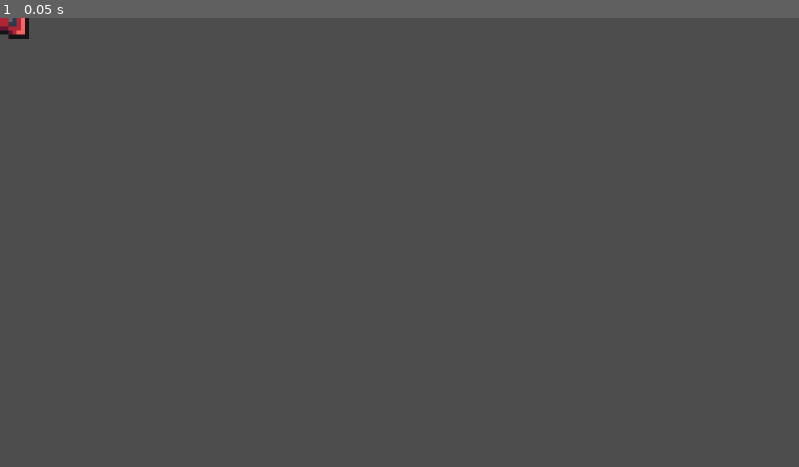
Above: before the commit, frame 1.
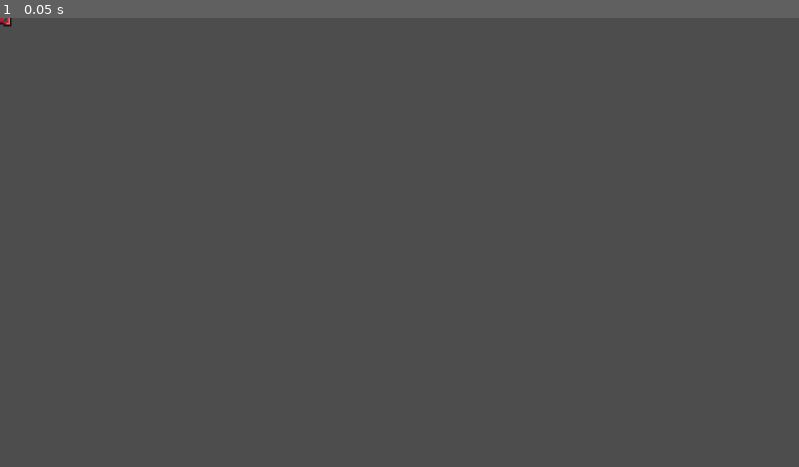
Above: after the commit, the same moment.

Repository: acerbjorn/vector-rally
Game: Godot game, scene res://car.tscn
The game is run twice, just before and just after one commit, with the same random seed, the same clock (stepped at 60 frames per second) and the same inputs.
Inputs:
- Up to frame 1 (0.05 s): no input

The runs differ from the first frame. In frame 1, 0.2% of the frame differs, in the area x 0-4%, y 0-5%.

Commit message:
Added interpolation to the car movement and the scaffolding for and explosion later.

Diff:
--- a/Car.gd
+++ b/Car.gd
@@ -19,7 +19,11 @@
 ]
 var velocity_vector: Vector2 = Vector2(0,0)
 var acceleration_vector: Vector2
+var start_position: Vector2 = Vector2(0,0)
+var target_position: Vector2 = Vector2(0,0)
 var is_active_car: bool = true
+var should_move: bool = false
+var interpolation_time: float = 0.0
 
  # These are used to set car facing
 var modified_angle
@@ -33,16 +37,22 @@
 	randomize_car_type()
 
 # Called every frame. 'delta' is the elapsed time since the previous frame.
-func _process(_delta):
+func _process(delta):
 	if is_active_car:
 		acceleration_vector = 5*Input.get_vector("move_left","move_right", "move_up","move_down")
 		vector_drawing.set_point_position(1, 4*acceleration_vector)
 		# set_car_facing(acceleration_vector.angle()+PI)
-
+	if should_move:
+		interpolation_time += 3 * delta
+		car.position = start_position.lerp(target_position, interpolation_time)
+		if interpolation_time >= 1.0:
+			interpolation_time = 0
+			should_move = false
 
 func _input(event):
-	if event.is_action_pressed('accept'):
-		add_acceleration_and_move_car()
+	if is_active_car:
+		if event.is_action_pressed('accept'):
+			add_acceleration_and_move_car()
 
 
 func set_car_facing(angle):
@@ -62,5 +72,11 @@
 
 func add_acceleration_and_move_car():
 	velocity_vector += acceleration_vector
-	car.position += velocity_vector
+	start_position = car.position
+	target_position = start_position + velocity_vector
+	should_move = true
 	set_car_facing(velocity_vector.angle()+PI)
+
+func blow_up_car():
+	# Show an explosion sprite and remove the car.
+	pass
--- a/car.tscn
+++ b/car.tscn
@@ -7,6 +7,7 @@
 [ext_resource type="Texture2D" uid="uid://807mcpm4dpg7" path="res://Graphics/Cars/Police (16 x 16).png" id="5_mgx1g"]
 [ext_resource type="Texture2D" uid="uid://b5vpo3h0lpflw" path="res://Graphics/Cars/Player_red (16 x 16).png" id="6_cwkxt"]
 [ext_resource type="Texture2D" uid="uid://d4f5r1hac0t5a" path="res://Graphics/Cars/Player_yellow (16 x 16).png" id="7_ws0na"]
+[ext_resource type="Texture2D" uid="uid://c055rxvotfcfk" path="res://Graphics/Effects/explosion-6.png" id="8_cdnvj"]
 
 [sub_resource type="AtlasTexture" id="AtlasTexture_wc2bt"]
 atlas = ExtResource("2_y3kke")
@@ -309,7 +310,76 @@
 }]
 
 [sub_resource type="RectangleShape2D" id="RectangleShape2D_dglo0"]
-size = Vector2(120, 80)
+size = Vector2(48, 32)
+
+[sub_resource type="AtlasTexture" id="AtlasTexture_l1kmi"]
+atlas = ExtResource("8_cdnvj")
+region = Rect2(0, 0, 48, 48)
+
+[sub_resource type="AtlasTexture" id="AtlasTexture_p6wur"]
+atlas = ExtResource("8_cdnvj")
+region = Rect2(48, 0, 48, 48)
+
+[sub_resource type="AtlasTexture" id="AtlasTexture_yb0r2"]
+atlas = ExtResource("8_cdnvj")
+region = Rect2(96, 0, 48, 48)
+
+[sub_resource type="AtlasTexture" id="AtlasTexture_vwe82"]
+atlas = ExtResource("8_cdnvj")
+region = Rect2(144, 0, 48, 48)
+
+[sub_resource type="AtlasTexture" id="AtlasTexture_8kfs4"]
+atlas = ExtResource("8_cdnvj")
+region = Rect2(192, 0, 48, 48)
+
+[sub_resource type="AtlasTexture" id="AtlasTexture_0kh3p"]
+atlas = ExtResource("8_cdnvj")
+region = Rect2(240, 0, 48, 48)
+
+[sub_resource type="AtlasTexture" id="AtlasTexture_y283m"]
+atlas = ExtResource("8_cdnvj")
+region = Rect2(288, 0, 48, 48)
+
+[sub_resource type="AtlasTexture" id="AtlasTexture_0ejme"]
+atlas = ExtResource("8_cdnvj")
+region = Rect2(336, 0, 48, 48)
+
+[sub_resource type="SpriteFrames" id="SpriteFrames_qcxs5"]
+animations = [{
+"frames": [],
+"loop": true,
+"name": &"default",
+"speed": 5.0
+}, {
+"frames": [{
+"duration": 1.0,
+"texture": SubResource("AtlasTexture_l1kmi")
+}, {
+"duration": 1.0,
+"texture": SubResource("AtlasTexture_p6wur")
+}, {
+"duration": 1.0,
+"texture": SubResource("AtlasTexture_yb0r2")
+}, {
+"duration": 1.0,
+"texture": SubResource("AtlasTexture_vwe82")
+}, {
+"duration": 1.0,
+"texture": SubResource("AtlasTexture_8kfs4")
+}, {
+"duration": 1.0,
+"texture": SubResource("AtlasTexture_0kh3p")
+}, {
+"duration": 1.0,
+"texture": SubResource("AtlasTexture_y283m")
+}, {
+"duration": 1.0,
+"texture": SubResource("AtlasTexture_0ejme")
+}],
+"loop": false,
+"name": &"explosion",
+"speed": 5.0
+}]
 
 [node name="Car" type="CharacterBody2D"]
 script = ExtResource("1_rblv3")
@@ -321,9 +391,13 @@
 width = 1.0
 
 [node name="CarSprite" type="AnimatedSprite2D" parent="."]
-scale = Vector2(10, 10)
+scale = Vector2(4, 4)
 sprite_frames = SubResource("SpriteFrames_qxbks")
 animation = &"green_car"
 
 [node name="CollisionShape2D" type="CollisionShape2D" parent="."]
 shape = SubResource("RectangleShape2D_dglo0")
+
+[node name="AnimatedSprite2D" type="AnimatedSprite2D" parent="."]
+scale = Vector2(2, 2)
+sprite_frames = SubResource("SpriteFrames_qcxs5")
Binary file added: Graphics/Effects/explosion-1.png
Not shown, added: Graphics/Effects/explosion-1.png.import
Binary file added: Graphics/Effects/explosion-2.png
Not shown, added: Graphics/Effects/explosion-2.png.import
Binary file added: Graphics/Effects/explosion-3.png
Not shown, added: Graphics/Effects/explosion-3.png.import
Binary file added: Graphics/Effects/explosion-4.png
Not shown, added: Graphics/Effects/explosion-4.png.import
Binary file added: Graphics/Effects/explosion-5.png
Not shown, added: Graphics/Effects/explosion-5.png.import
Binary file added: Graphics/Effects/explosion-6.png
Not shown, added: Graphics/Effects/explosion-6.png.import
(and 3 more such lines)
